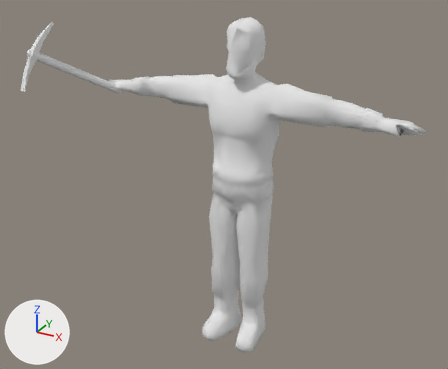
The Blender file materials/models/player_new/player.blend: old version first, new version second.
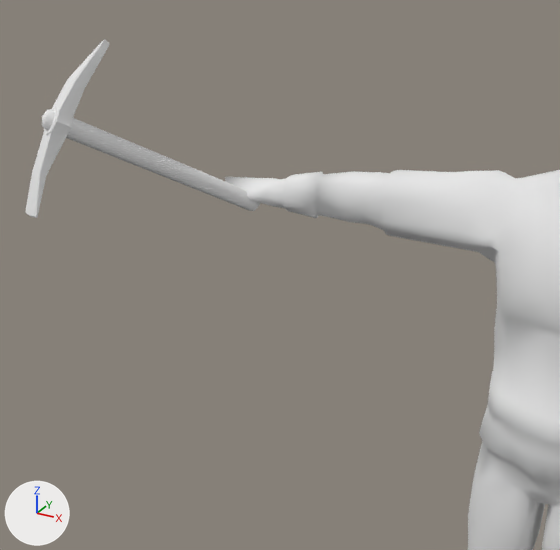
Each version is shown whole from a camera (50 mm lens) standing at (1.95, -3.85, 3.18) and looking at (-0.05, -0.23, 1.37), then close up from a camera (50 mm lens) standing at (0.22, -2.23, 2.74) and looking at (-0.81, -0.35, 1.8). Lighting does not change. The marker at lower left points along +X, +Y and +Z.

The first close-up shows 'PickAxe', 'lumberJack'.
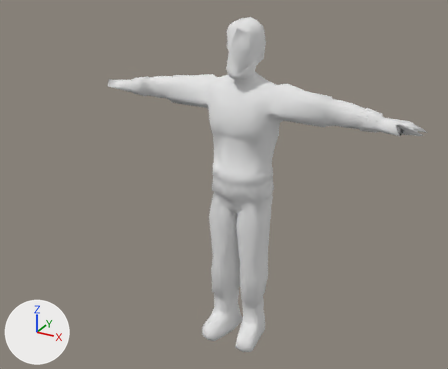
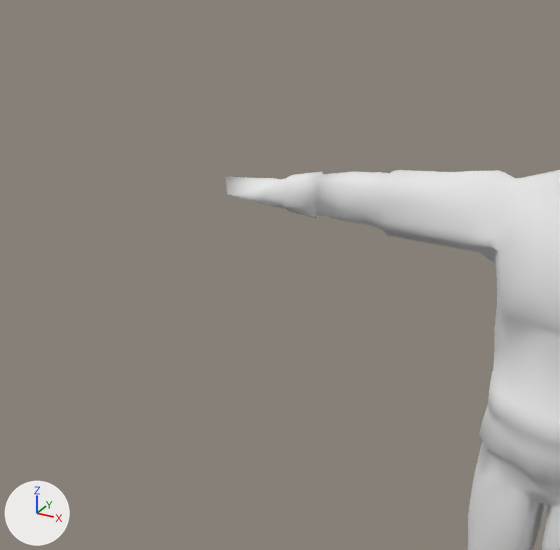
The change, as a list of edits to the scene's bpy script:
```text
Change ob_pickaxe:
    ob_pickaxe.rotation_euler: (-0.13, 0.503, 1.086) -> (-2.149, 0.503, 1.086)  # degrees (-7.4, 29, 62) -> degrees (-123, 29, 62)
    add ob_pickaxe.hide_viewport = True
```

Boxes [x1, y1, x2, y2] around the edits, measured in the close-ups (560 x 550 px):
'PickAxe', hidden
    before: [25, 40, 260, 218]
